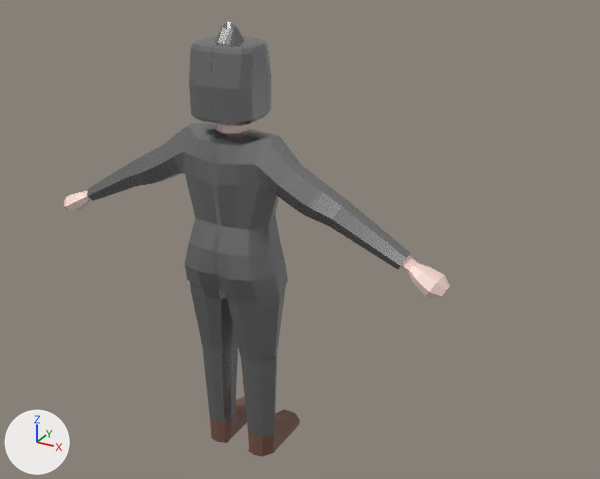
Two versions of the FBX model Assets/Models/ModelsViljam/char.fbx, one commit apart.
Camera for both pictures: a 50 mm lens placed at (1.62, -2.58, 2.22), pointed at (0.2, -0.01, 0.93). Every picture has the same lights, and +X, +Y and +Z are marked at lower left. Where no turn or scale is listed for an object, it has been applied to the vertices.

The first picture shows 'Model'.
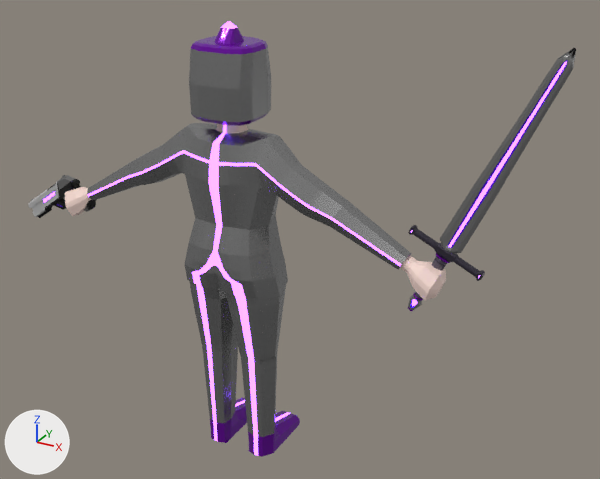
Changed parts and their boxes [x1, y1, x2, y2] in the pictures (600 x 479 px):
'Model', recoloured, surface changed, reshaped (42% wider): before [64, 21, 450, 457]; after [28, 21, 576, 457]
part 1 of me_cube_002, added: after [408, 48, 576, 311]
part 2 of me_cube_002, added: after [28, 175, 96, 218]
part 3 of me_cube_002, built on: before [64, 22, 450, 435]; after [31, 124, 446, 457]
part 4 of me_cube_002, recoloured: [209, 21, 237, 266] in both
part 5 of me_cube_002, recoloured (grey to purple): [191, 27, 268, 126] in both

The change, as a list of edits to the scene's bpy script:
```text
Change mat_eyes:
    mat_eyes.base_color: (0.0519, 0.8, 0.761) -> (0.22, 0.0, 1.0)  # cyan #40e7e2 -> purple #8100ff
    mat_eyes.emission_color: (0.15, 0.835, 1.0) -> (0.184, 0.0492, 1.0)  # cyan #6cecff -> purple #773fff
    mat_eyes.emission_strength: 3.0 -> 10.0
Change mat_boots:
    mat_boots.base_color: (0.182, 0.0862, 0.0564) -> (0.173, 0.0, 0.414)  # brown #765343 -> purple #7300ac
    mat_boots.metallic: 0.0 -> 0.5
Change me_cube_002:
    remove me_cube_002.from_pydata(...)  # 949 vertices, 927 faces; spans x -0.85..0.85, y -0.23..0.15, z 0.0..1.75
    add me_cube_002.from_pydata(...)  # 2678 vertices, 2620 faces; spans x -1.07..1.16, y -0.22..0.15, z 0.0..1.77
    me_cube_002 part 1: a new loose piece of 1003 vertices spanning x 0.7..1.16, y -0.08..-0.05, z 0.82..1.77
    me_cube_002 part 2: a new loose piece of 451 vertices spanning x -1.07..-0.7, y -0.1..-0.06, z 0.83..1.06
    me_cube_002 part 3: 66 vertices moved from x -0.85..0.85, y -0.2..0.15, z 0.0..1.29 to x -0.83..0.83, y -0.2..0.15, z 0.0..1.29; 91 vertices removed from x -0.85..0.85, y -0.23..0.15, z 0.05..1.75; 366 vertices added at x -1.06..0.84, y -0.22..0.15, z 0.0..1.42
    me_cube_002 part 4: 36 faces spanning x -0.03..0.03, y -0.21..0.05, z 0.89..1.75 switch from mat_helmet (grey #929292) to mat_eyes (purple #8100ff)
    me_cube_002 part 5: 98 faces spanning x -0.12..0.12, y -0.19..0.07, z 1.42..1.74 switch from mat_helmet (grey #929292) to mat_boots (purple #7400ac)
    add me_cube_002.materials.append(mat_silver)  # grey #7f7f7f
    add me_cube_002.materials.append(mat_handlelight)  # dark purple #534d5e
    add me_cube_002.materials.append(mat_handledark)  # dark grey #413c4a
    add me_cube_002.materials.append(mat_amethyst)  # purple #7300ac
    add me_cube_002.materials.append(mat_purpleaccent)  # purple #8100ff
    add me_cube_002.materials.append(mat_darkpurple)  # purple #5700e7
    add me_cube_002.materials.append(mat_black)  # black #282828
    add me_cube_002.materials.append(mat_light_gray)  # light grey #c5c5c5
    add me_cube_002.materials.append(mat_darkblue)  # blue #41617e
```
